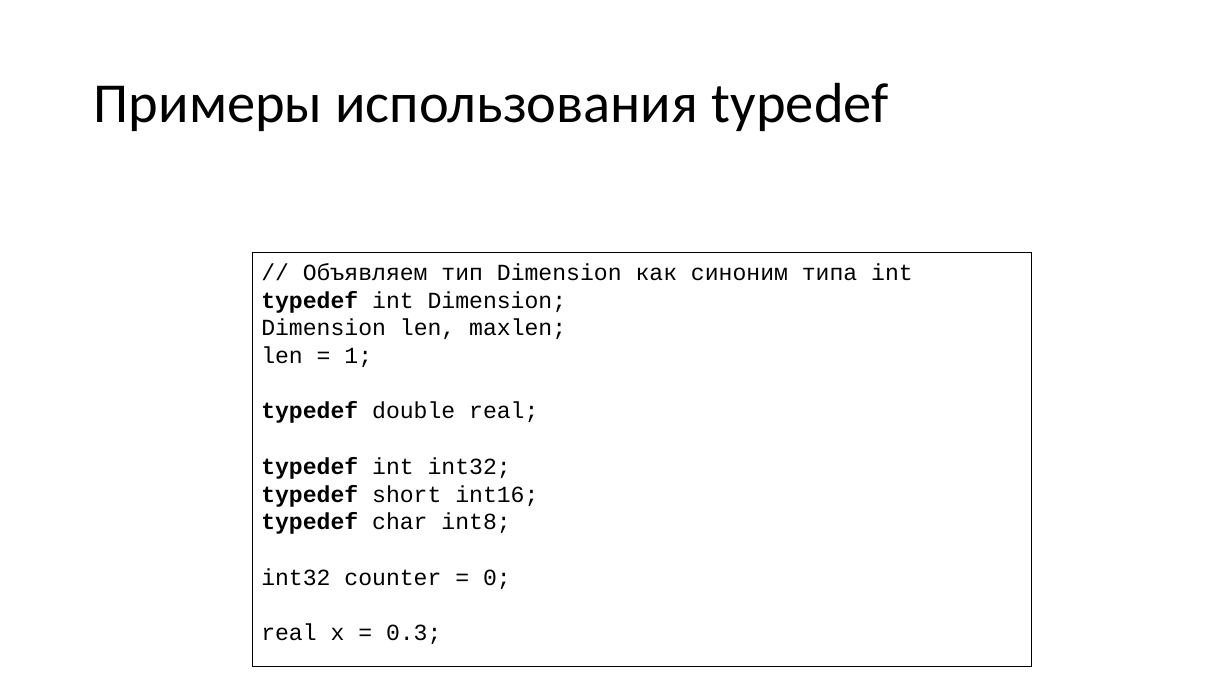
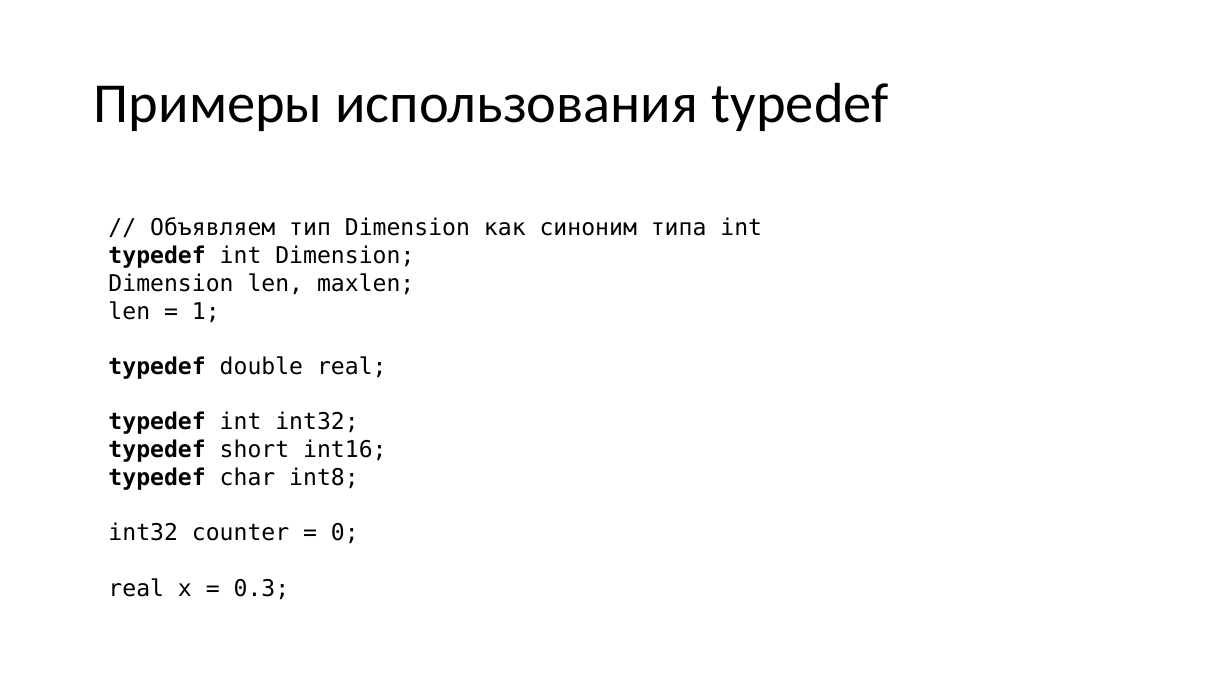
Before and after one commit to alexey-malov/oop, a slide deck: slide 25 of lectures/01/Синтаксис C++.pptx. Drawn at 1232x693 pixels with LibreOffice and Linux fonts; fonts in the diff are those of the drawing. Boxes give left, top, right and bottom in pixels: in the first picture for what was removed or moved away, otherwise in the second. Text is boxed around its words. In the diff, an @@ line names an element or a change of style, - is before the commit and + after.

```diff
--- a/lectures/01/Синтаксис C++.pptx
+++ b/lectures/01/Синтаксис C++.pptx
@@ text "// Объявляем тип Dimension как ...": place and size @@
-text "// Объявляем тип Dimension как ..." at (252, 252, 1032, 666)
+text "// Объявляем тип Dimension как ..." at (108, 217, 762, 600)
@@ text "// Объявляем тип Dimension как ..." at (108, 217, 762, 600): font Courier New to DejaVu Sans Mono; outline #000000 0.75 pt to none @@
```
Also in this commit, not shown: 2 other slides changed.
